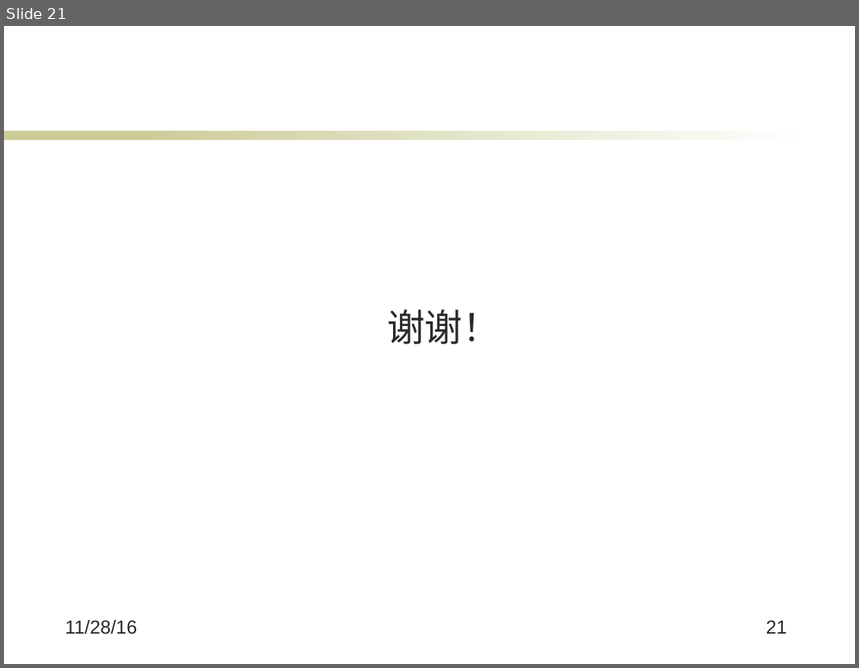
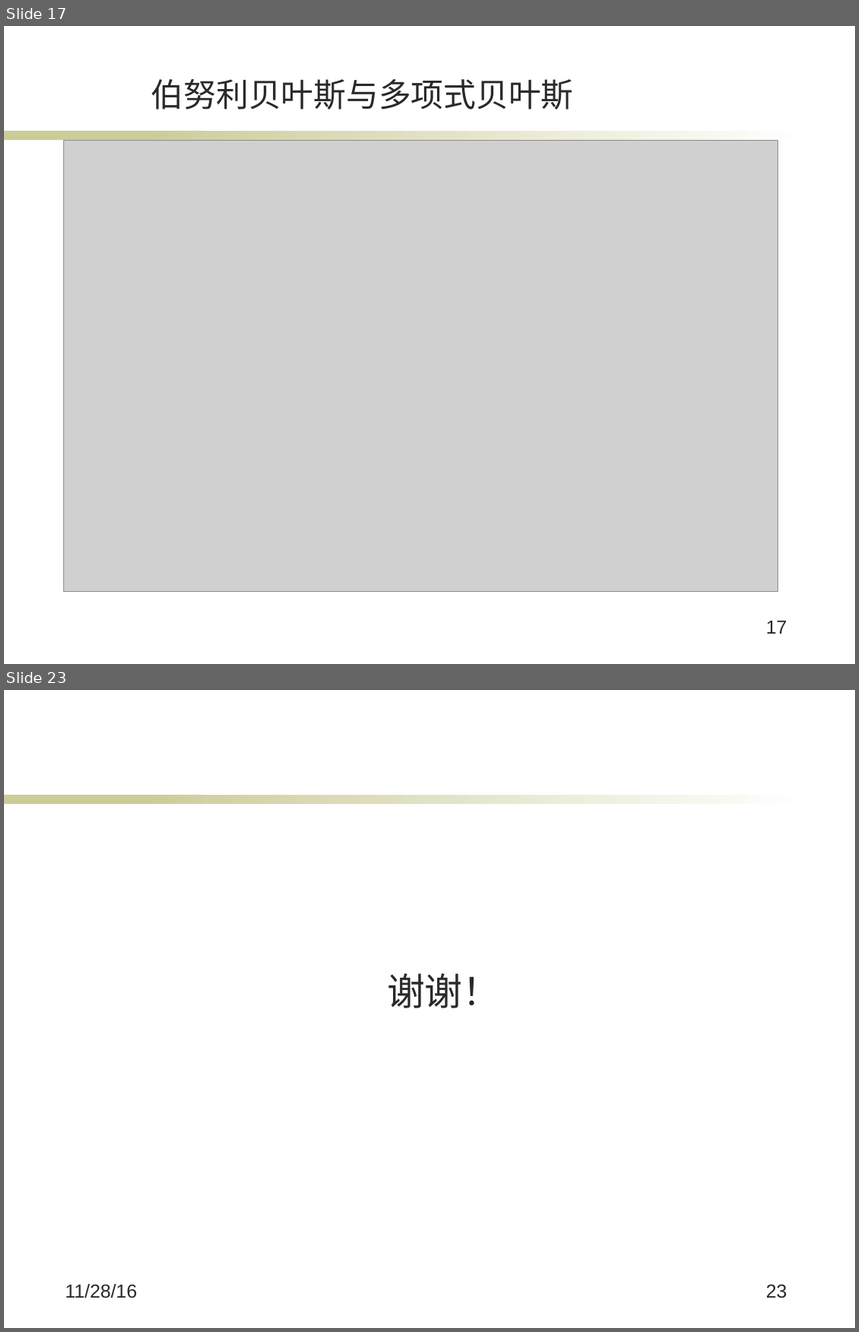
Before and after one commit to XuanBQ/SogouClientsPredict, a slide deck: bq_毕业答辩.pptx. Shown one above the other, each under a label of ours: slide 21 before the commit, slides 17 and 23 after it; the slides between them are not shown. The pictures are 859x668 and 859x1332 pixels, drawn with LibreOffice and Linux fonts; fonts in the diff are those of the drawing; grey boxes stand for pictures; background and template pictures are left out. Boxes give left, top, right and bottom in pixels: in the first picture for what was removed or moved away, otherwise in the second. Text is boxed around its words. In the diff, an @@ line names an element or a change of style, - is before the commit and + after.

```diff
--- a/bq_毕业答辩.pptx
+++ b/bq_毕业答辩.pptx
@@ slide 17 added at box(4, 26, 855, 664), background #FFFFFF; not listed: 2 template elements that a slide beside it also shows @@
@@ title added at box(151, 79, 574, 110), 27.5 pt, text #292929 @@
+伯努利贝叶斯与多项式贝叶斯
@@ picture added at box(63, 140, 778, 592) @@
@@ page number added at box(766, 621, 788, 634), 16 pt, text #292929 @@
+17
@@ what was slide 21 is now slide 23 @@
@@ page number at box(766, 1284, 788, 1299): text changed @@
-21
+23
```
Also in this commit, not shown: 9 slides changed, 1 other slide added, 3 other files.
